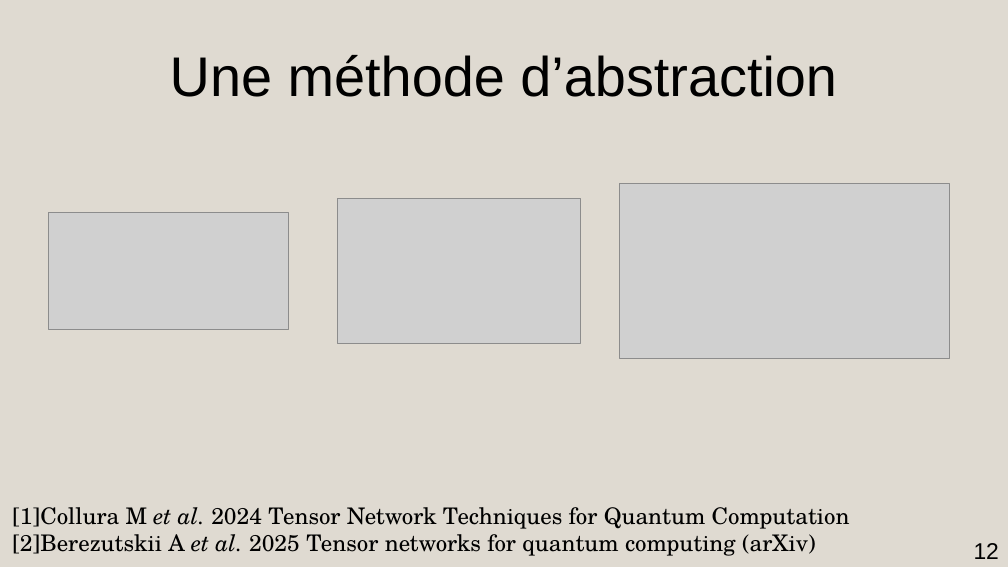
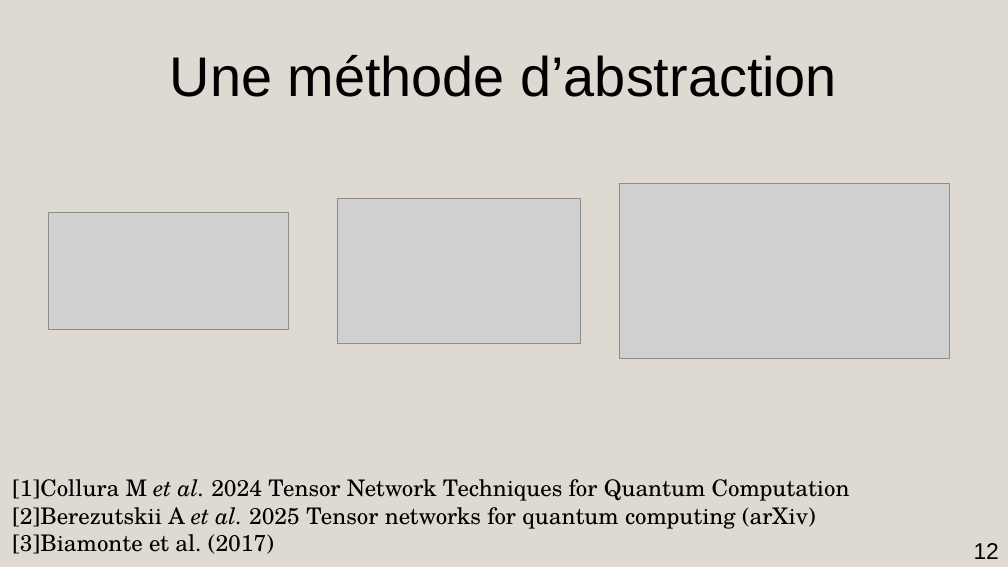
Before and after one commit to AmdaU/presentations, a slide deck: slide 12 of Seminaire/Seminaire.odp. Drawn at 1008x567 pixels with LibreOffice and Linux fonts; fonts in the diff are those of the drawing; grey boxes stand for pictures. Boxes give left, top, right and bottom in pixels: in the first picture for what was removed or moved away, otherwise in the second. Text is boxed around its words. In the diff, an @@ line names an element or a change of style, - is before the commit and + after.

```diff
--- a/Seminaire/Seminaire.odp
+++ b/Seminaire/Seminaire.odp
@@ text at (12,534,274,554): paragraph added @@
+[3]Biamonte et al. (2017)
```
Also in this commit, not shown: 2 other slides changed, 3 slides added, 3 slides removed, 9 other files.
